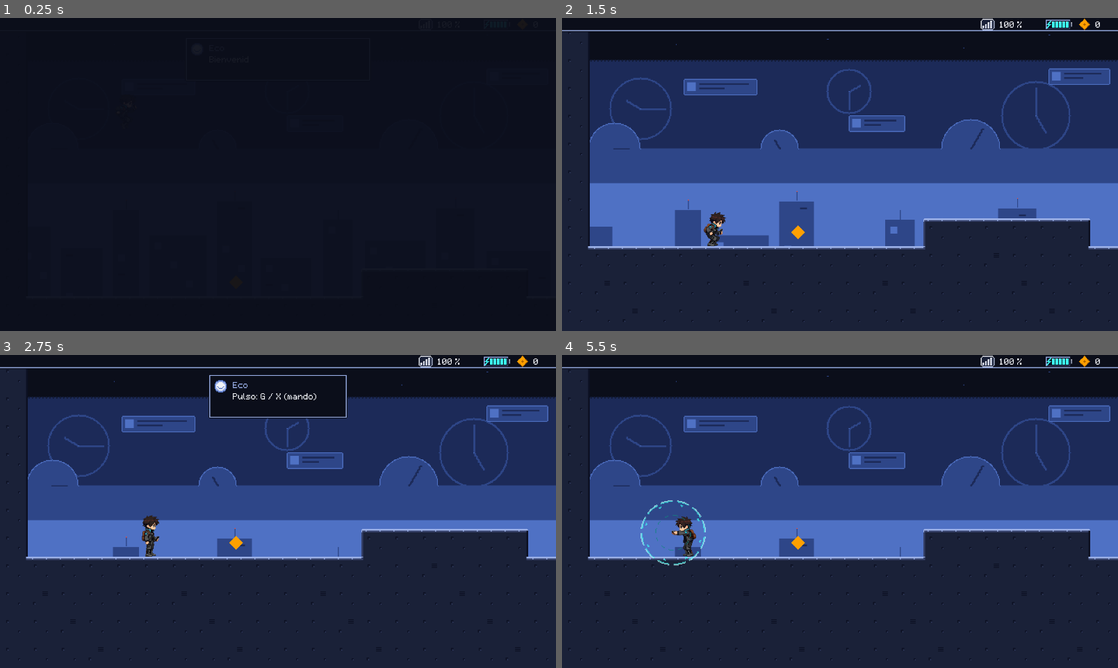
Above: before the commit, frames 1-4 (two rows, left to right).
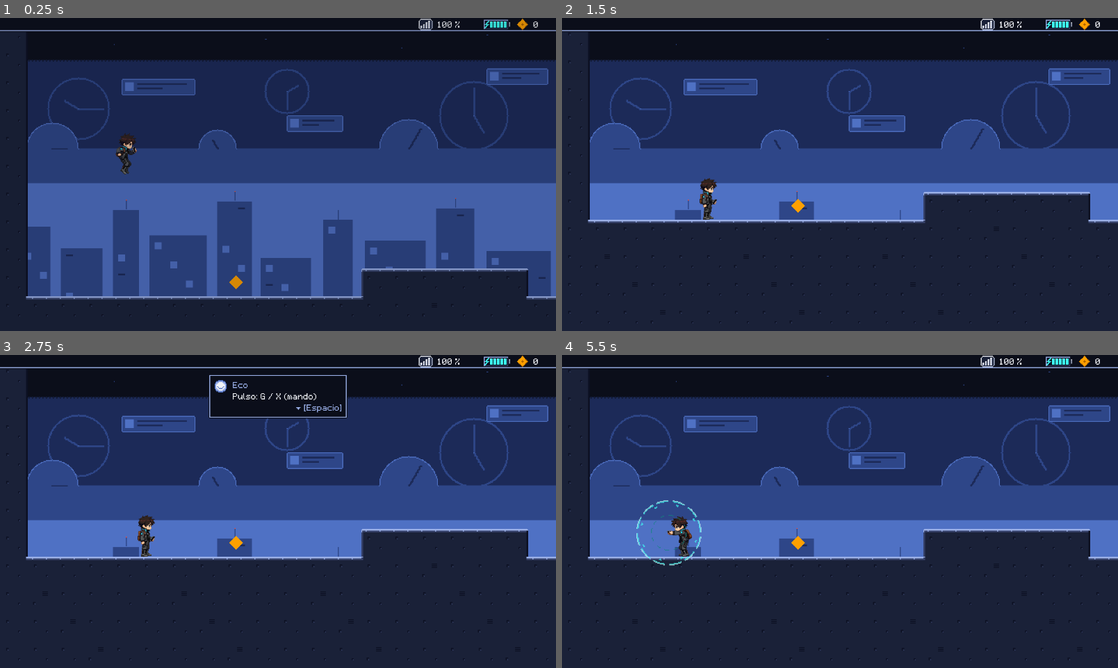
Above: after the commit, the same moments.

Repository: TKW04/Protocolo-Desconexion-
Game: Godot game, scene res://scenes/main.tscn
Same seed, same stepped clock (60 frames per second), same inputs: the game is played once before the commit and once after it.
Inputs (mouse positions are in pixels of both pictures, inside the frame that each line leads up to):
- Up to frame 1 (0.25 s): no input
- Up to frame 2 (1.5 s): tap Enter (ui_accept) at 0.5 s; move the mouse to (962, 158) at 0.52 s; hold D (move_right) 0.53-1.25 s; tap F (laser) at 0.6 s; click (962, 158) at 0.67 s; tap Space (jump) at 0.77 s; tap G (pulse) at 0.8 s; drag from (728, 190) to (795, 280) at 1.27 s
- Up to frame 3 (2.75 s): move the mouse to (333, 442) at 2.02 s; hold D (move_right) from 2.03 s (still down); tap Shift (run) at 2.1 s; tap F (laser) at 2.3 s
- Up to frame 4 (5.5 s): release D (move_right) at 2.75 s; drag from (812, 574) to (739, 502) at 2.77 s; move the mouse to (1006, 558) at 3.52 s; hold A (move_left) 3.53-4.25 s; tap G (pulse) at 3.6, 5.3 s; tap Space (jump) at 3.77 s; tap Shift (run) at 3.8 s; tap K (debug) at 4.15 s; drag from (673, 464) to (706, 533) at 4.27 s; tap Enter (ui_accept) at 5 s; move the mouse to (867, 511) at 5.02 s; hold F3 (hud_debug_energy_down) from 5.03 s (still down); tap Alt at 5.1 s; click (867, 511) at 5.17 s

The runs differ from the first frame. In frame 1, 71% of the frame differs, in the area x 0-100%, y 0-96%; in frame 2, 9.5%; in frame 3, 0.4%; in frame 4, 0.7%.

Commit message:
Eco: la bienvenida del 1-1 pausa cuando el nivel ya se ve, no bajo el fundido
Isak llega oculto (begin_warp) hasta que acaba el fundido de entrada; las
lineas de Eco de zona que esperaban salen entonces (warp_revealed).

Co-Authored-By: Claude Sonnet 5.5 <noreply@anthropic.com>

Diff:
--- a/scripts/levels/eco_line.gd
+++ b/scripts/levels/eco_line.gd
@@ -11,6 +11,11 @@
 ## la linea salta al emitirse esa senal de EventBus (p. ej. &"laser_fired": la
 ## primera vez que Isak dispara el laser en el nivel), con las mismas reglas de
 ## `once`. Valores admitidos: `allowed` de eco_line en data/world1_objects.json.
+## Pausa de inicio (2026-10-15): si Isak entra en la zona mientras su llegada aun
+## no se ve (Isak.is_warp_hidden(): fundido de entrada o vortice de llegada), la
+## linea espera a Isak.warp_revealed y sale entonces si Isak sigue en la zona.
+## Asi una linea importante (la bienvenida del 1-1) no pausa el juego con la
+## pantalla todavia en negro: el nivel ya se ve cuando aparece el mensaje.
 class_name EcoLine
 extends Area2D
 
@@ -33,6 +38,8 @@
 
 var _fired_count: int = 0
 var _shape: CollisionShape2D
+## Isak entro en la zona durante una llegada oculta: se espera a que se vea.
+var _waiting_isak: Isak
 
 
 func _ready() -> void:
@@ -73,6 +80,11 @@
 	return _fired_count > 0
 
 
+## La linea espera a que se vea la llegada de Isak para salir.
+func is_waiting_for_reveal() -> bool:
+	return _waiting_isak != null and is_instance_valid(_waiting_isak)
+
+
 ## Zona de disparo en coordenadas locales (px).
 func get_zone_rect() -> Rect2:
 	var t: float = World1ObjectsConfig.tile_size()
@@ -90,7 +102,29 @@
 
 
 func _on_body_entered(body: Node2D) -> void:
-	if not body is Isak:
+	var isak := body as Isak
+	if isak == null:
 		return
+	if isak.is_warp_hidden():
+		_wait_for_reveal(isak)
+		return
+	_fire_from_zone()
+
+
+func _fire_from_zone() -> void:
 	if fire() and once:
 		set_deferred(&"monitoring", false)
+
+
+func _wait_for_reveal(isak: Isak) -> void:
+	if _waiting_isak == isak:
+		return
+	_waiting_isak = isak
+	isak.warp_revealed.connect(_on_isak_revealed, CONNECT_ONE_SHOT)
+
+
+func _on_isak_revealed() -> void:
+	var isak: Isak = _waiting_isak
+	_waiting_isak = null
+	if is_instance_valid(isak) and monitoring and overlaps_body(isak):
+		_fire_from_zone()
--- a/scripts/levels/level_runner.gd
+++ b/scripts/levels/level_runner.gd
@@ -30,6 +30,12 @@
 ## - Avisos de control de las habilidades (AbilityNotices, hijo
 ##   AbilityNotices; data/ability_notices.json): se arman al empezar cada nivel
 ##   y se desarman en el hub.
+## - Pausa de inicio (2026-10-15): al empezar el nivel y al reaparecer, Isak
+##   llega "oculto" (Isak.begin_warp(true): control bloqueado) hasta que el
+##   fundido de entrada deja ver el nivel; solo entonces se muestra
+##   (present_isak) y salen las lineas de Eco de zona que esperaban
+##   (EcoLine), p. ej. la bienvenida importante del 1-1, que pausa el juego ya
+##   con el nivel en pantalla.
 ## El fundido es un CanvasLayer propio (transition_layer) sobre el HUD.
 ## Todo avanza con advance(delta) (tiempo real); las pruebas pueden desactivar
 ## auto_advance y llamarlo a mano.
@@ -231,6 +237,7 @@
 	_isak = _level.get_isak()
 	_spawn_position = _isak.global_position
 	_isak.died.connect(_on_isak_died)
+	_isak.begin_warp(true)
 	_deaths = 0
 	_falls = 0
 	level_started.emit(level_id)
@@ -304,6 +311,16 @@
 			_set_alpha(_alpha - _rate("fade_in_s", delta))
 			if _alpha <= 0.0:
 				_set_phase(Phase.PLAYING)
+				present_isak()
+
+
+## El nivel ya se ve: termina la llegada de Isak (devuelve el control y suelta
+## las lineas de Eco que esperaban). Falso si no habia llegada pendiente.
+func present_isak() -> bool:
+	if _isak == null or not is_instance_valid(_isak) or not _isak.is_warping():
+		return false
+	_isak.end_warp()
+	return true
 
 
 ## Red de seguridad: Isak por debajo del nivel -> reaparece. Verdadero si salta.
@@ -342,6 +359,7 @@
 	else:
 		GameState.apply_sync_damage(float(_data.get("fall_sync_penalty", 0.0)))
 	_isak.respawn(at, float(_data.get("respawn_invulnerability_s", 1.0)))
+	_isak.begin_warp(true)
 	for enemy: Node in get_tree().get_nodes_in_group(AlertBubble.GROUP):
 		if _level.is_ancestor_of(enemy) and enemy.has_method(&"reset_patrol"):
 			enemy.call(&"reset_patrol")
--- a/scripts/player/isak.gd
+++ b/scripts/player/isak.gd
@@ -19,6 +19,9 @@
 signal laser_fired(projectile: LaserProjectile)
 ## Intento de laser sin energia suficiente: no sale el disparo.
 signal laser_denied
+## Isak ya se ve tras empezar una llegada oculta (begin_warp(true)): las lineas
+## de Eco que esperaban a que apareciera ya pueden salir.
+signal warp_revealed
 
 ## Nombres de animacion de scenes/player/isak_frames.tres (los fija
 ## tools/build_isak_frames.gd, con sus fps).
@@ -111,6 +114,12 @@
 ## (< 0 = sin pose) y cuadro mostrado de ANIM_LASER (-1 = sin pose).
 var _laser_pose_hold_left: float = -1.0
 var _laser_pose_frame: int = -1
+## Llegada o salida en curso (begin_warp/end_warp): control bloqueado (entrada
+## neutra) y sin recibir golpes. _warp_hidden: aun no se ha mostrado.
+var _warping: bool = false
+var _warp_hidden: bool = false
+## Entrada quieta que ven los estados mientras dura la llegada o la salida.
+var _warp_input := PlayerInput.new()
 
 @onready var _sprite: AnimatedSprite2D = $AnimatedSprite2D
 @onready var _hitbox: CollisionShape2D = $Hitbox
@@ -161,6 +170,11 @@
 	if not _ready_ok:
 		return
 	input.poll()
+	# Durante la llegada o la salida los estados ven una entrada quieta; la del
+	# jugador (o la falsa de las pruebas) se sigue leyendo y se repone al final.
+	var source: PlayerInput = input
+	if _warping:
+		input = _warp_input
 	_update_timers(delta)
 	for i: int in MAX_TRANSITIONS_PER_STEP:
 		var next: StringName = _state.get_transition()
@@ -172,6 +186,8 @@
 	_update_coyote(delta)
 	_update_laser(delta)
 	_update_blink()
+	if input == _warp_input:
+		input = source
 
 
 func change_state(state_name: StringName) -> void:
@@ -299,7 +315,7 @@
 ## Recibe un golpe. `direction` es hacia donde sale despedido (-1/1); 0 = hacia atras.
 ## Devuelve false si se ignora (muerto o invulnerable).
 func take_hit(direction: float = 0.0) -> bool:
-	if is_dead() or is_invulnerable() or not _ready_ok:
+	if is_dead() or is_invulnerable() or _warping or not _ready_ok:
 		return false
 	_knockback_direction = signf(direction) if not is_zero_approx(direction) else -facing
 	_invulnerable_left = abilities.hurt_invulnerability_s
@@ -337,6 +353,42 @@
 	play_animation(ANIM_IDLE)
 	_camera.reset_smoothing()
 	_update_blink()
+
+
+# --- Llegada y salida (fundido de LevelRunner, vortice WarpVortex) ---
+
+## Empieza una llegada o salida: el control queda bloqueado (los estados ven una
+## entrada quieta; la fisica sigue) y los golpes no le hacen nada. `hidden`:
+## Isak aun no se ha mostrado al jugador (llegada); las lineas de Eco de zona
+## esperan a warp_revealed.
+func begin_warp(hidden: bool = true) -> void:
+	_warping = true
+	_warp_hidden = hidden
+
+
+## Isak ya se ve: emite warp_revealed (una vez por llegada). El control sigue
+## bloqueado hasta end_warp().
+func reveal_warp() -> void:
+	if not _warp_hidden:
+		return
+	_warp_hidden = false
+	warp_revealed.emit()
+
+
+## Termina la llegada o salida: devuelve el control (y revela si faltaba).
+func end_warp() -> void:
+	_warping = false
+	reveal_warp()
+
+
+## Llegada o salida en curso (control bloqueado).
+func is_warping() -> bool:
+	return _warping
+
+
+## Llegada en curso en la que Isak aun no se ha mostrado.
+func is_warp_hidden() -> bool:
+	return _warp_hidden
 
 
 ## Lo llama DeadState al entrar.
--- /dev/null
+++ b/tests/test_start_pause.gd
@@ -0,0 +1,94 @@
+# Pausa de inicio del 1-1 (2026-10-15): la bienvenida de Eco (eco_bienvenida,
+# linea importante que pausa el juego) no sale mientras el fundido de entrada
+# tapa el nivel; sale cuando la llegada de Isak ya se ve (LevelRunner.present_isak
+# o, con el vortice, al empezar a materializarse) y entonces pausa. Al cerrarla
+# el juego se reanuda. Con EcoTextBox.pause_important = false (interruptor de
+# las pruebas) la linea sale igual pero no pausa.
+extends GutTest
+
+const MAIN_SCENE: PackedScene = preload("res://scenes/main.tscn")
+const WELCOME: String = "Bienvenido. He optimizado tu espacio."
+## Mas que cualquier fundido o llegada (data/flow.json, data/warp.json).
+const LONG_STEP_S: float = 5.0
+
+var _main: LevelRunner
+var _lines: Array[String] = []
+
+
+func before_each() -> void:
+	_lines.clear()
+	EventBus.eco_line_requested.connect(_on_line)
+	EcoTextBox.pause_important = true
+
+
+func after_each() -> void:
+	EventBus.eco_line_requested.disconnect(_on_line)
+	if is_instance_valid(_main):
+		_main.free()
+	_main = null
+	get_tree().paused = false
+	EcoTextBox.pause_important = true
+	GameState.sync_rate = GameState.SYNC_RATE_MAX
+	GameState.debug_energy = GameState.DEBUG_ENERGY_MAX
+	GameState.reset_progress()
+	GameState.last_checkpoint.clear()
+
+
+func _on_line(text: String, _duration_s: float, _important: bool) -> void:
+	_lines.append(text)
+
+
+func _start() -> void:
+	_main = MAIN_SCENE.instantiate() as LevelRunner
+	_main.auto_advance = false
+	_main.start_level_id = "1-1"
+	add_child(_main)
+	_main.get_ability_notices().auto_advance = false
+
+
+func _box() -> EcoTextBox:
+	return _main.get_level().get_node(^"EcoTextBox") as EcoTextBox
+
+
+func _welcome() -> EcoLine:
+	return _main.get_level().get_node(^"Objects/eco_bienvenida") as EcoLine
+
+
+## Termina el fundido y la llegada (vortice) avanzando el tiempo a mano.
+func _finish_arrival() -> void:
+	_main.advance(LONG_STEP_S)
+
+
+func test_welcome_waits_while_the_fade_hides_the_level() -> void:
+	_start()
+	await wait_physics_frames(20)
+	assert_true(_main.get_isak().is_warp_hidden(), "Isak aun no se ha mostrado")
+	assert_true(_welcome().is_waiting_for_reveal(), "Isak ya esta en la zona: la linea espera")
+	assert_false(_lines.has(WELCOME), "No sale con el nivel tapado por el fundido")
+	assert_false(get_tree().paused, "No pausa antes de que se vea el nivel")
+	assert_gt(_main.get_fade_alpha(), 0.9, "El fundido sigue en negro")
+
+
+func test_welcome_pauses_once_the_level_is_visible_and_resumes() -> void:
+	_start()
+	await wait_physics_frames(20)
+	_finish_arrival()
+	assert_eq(_main.get_phase(), LevelRunner.Phase.PLAYING)
+	assert_eq(_main.get_fade_alpha(), 0.0, "El nivel ya se ve")
+	assert_true(_lines.has(WELCOME), "La bienvenida sale al verse a Isak")
+	assert_true(get_tree().paused, "Y pausa el juego")
+	var box: EcoTextBox = _box()
+	assert_true(box.is_important())
+	box.finish_typing()
+	assert_true(box.confirm(), "El jugador la cierra")
+	box.advance(LONG_STEP_S)
+	assert_false(get_tree().paused, "Se reanuda al cerrarla")
+
+
+func test_test_switch_shows_the_welcome_without_pausing() -> void:
+	EcoTextBox.pause_important = false
+	_start()
+	await wait_physics_frames(20)
+	_finish_arrival()
+	assert_true(_lines.has(WELCOME))
+	assert_false(get_tree().paused, "Con el interruptor de pruebas no pausa")
Not shown, added: tests/test_start_pause.gd.uid
